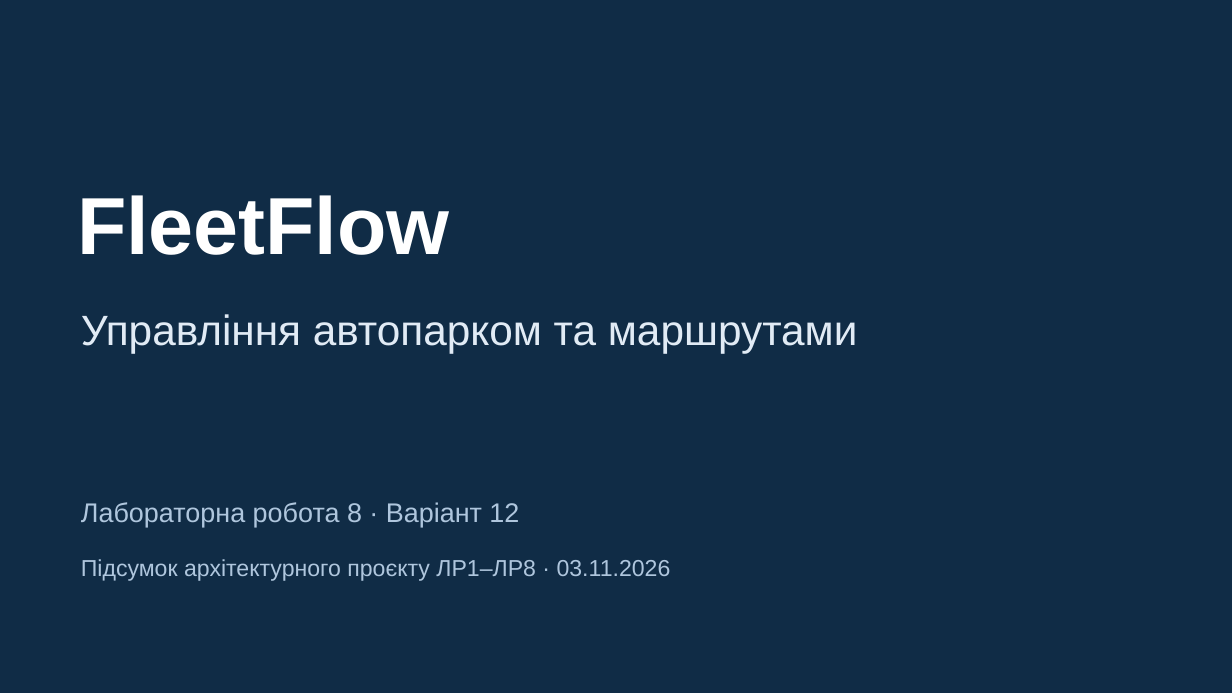
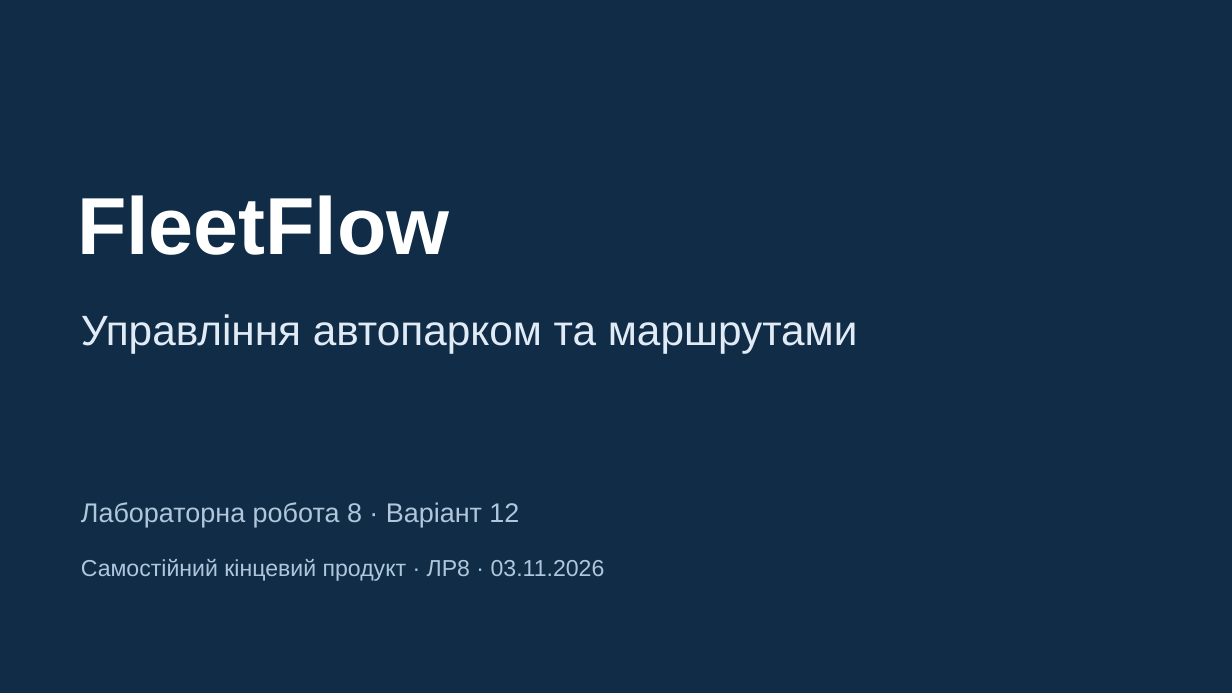
Before and after one commit to VladyslavCh412/labs, a slide deck: slide 1 of lab8/submission/FleetFlow_Defense.pptx. Drawn at 1232x693 pixels with LibreOffice and Linux fonts; fonts in the diff are those of the drawing. Boxes give left, top, right and bottom in pixels: in the first picture for what was removed or moved away, otherwise in the second. Text is boxed around its words. In the diff, an @@ line names an element or a change of style, - is before the commit and + after.

```diff
--- a/lab8/submission/FleetFlow_Defense.pptx
+++ b/lab8/submission/FleetFlow_Defense.pptx
@@ text at (81, 559, 605, 581): text changed @@
-Підсумок архітектурного проєкту ЛР1–ЛР8 · 03.11.2026
+Самостійний кінцевий продукт · ЛР8 · 03.11.2026
```
Also in this commit, not shown: 1 other slide changed, 51 other files.
